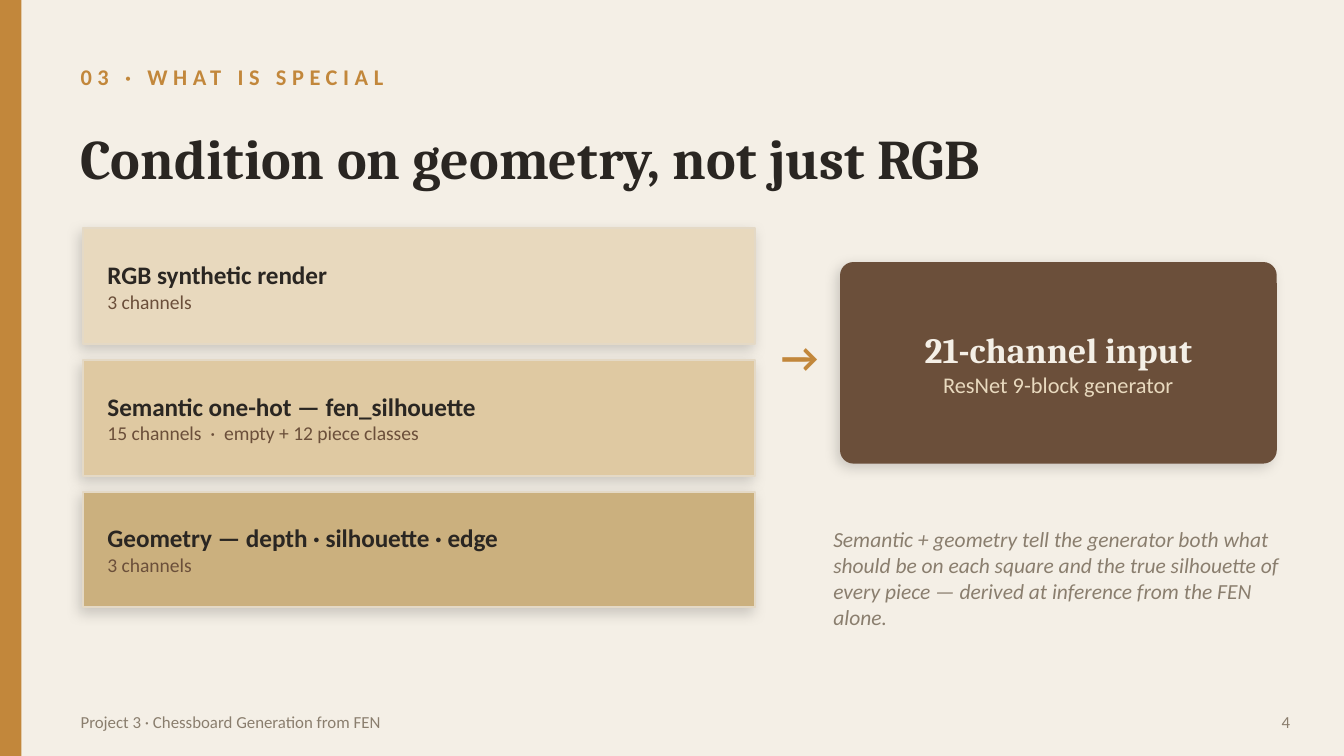
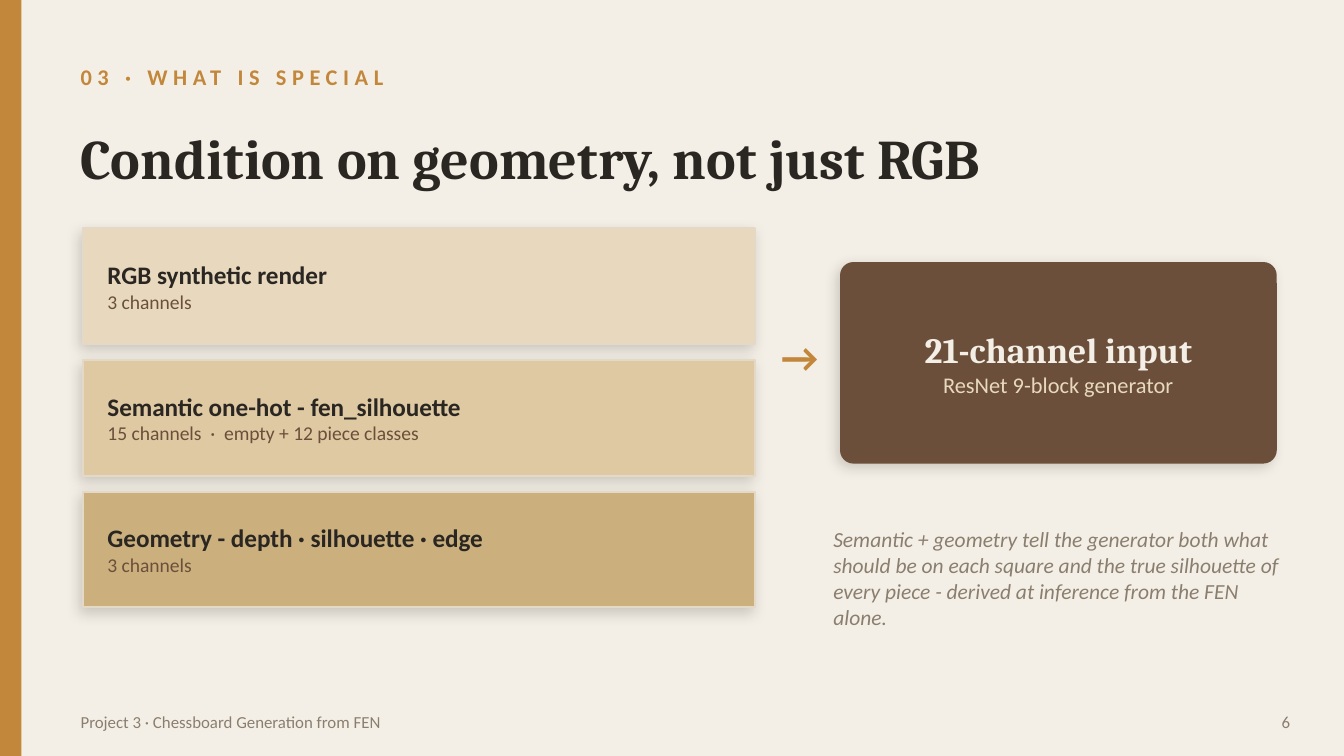
Before and after one commit to TalPodgor/DL_Project3, a slide deck: slide 6 of submission/project3_presentation.pptx (slide 4 before the commit). Drawn at 1344x756 pixels with LibreOffice and Linux fonts; fonts in the diff are those of the drawing. Boxes give left, top, right and bottom in pixels: in the first picture for what was removed or moved away, otherwise in the second. Text is boxed around its words. In the diff, an @@ line names an element or a change of style, - is before the commit and + after.

```diff
--- a/submission/project3_presentation.pptx
+++ b/submission/project3_presentation.pptx
@@ text at bbox=[107, 398, 461, 420]: text changed @@
-Semantic one-hot — fen_silhouette
+Semantic one-hot - fen_silhouette
@@ text at bbox=[107, 529, 483, 551]: text changed @@
-Geometry — depth · silhouette · edge
+Geometry - depth · silhouette · edge
@@ text at bbox=[833, 532, 1279, 625]: text changed @@
-Semantic + geometry tell the generator both what should be on each square and the true silhouette of every piece — derived at inference from the FEN alone.
+Semantic + geometry tell the generator both what should be on each square and the true silhouette of every piece - derived at inference from the FEN alone.
@@ text at bbox=[1282, 716, 1291, 728]: text changed @@
-4
+6
```
Also in this commit, not shown: 7 other slides changed, 7 slides added, 10 other files.
